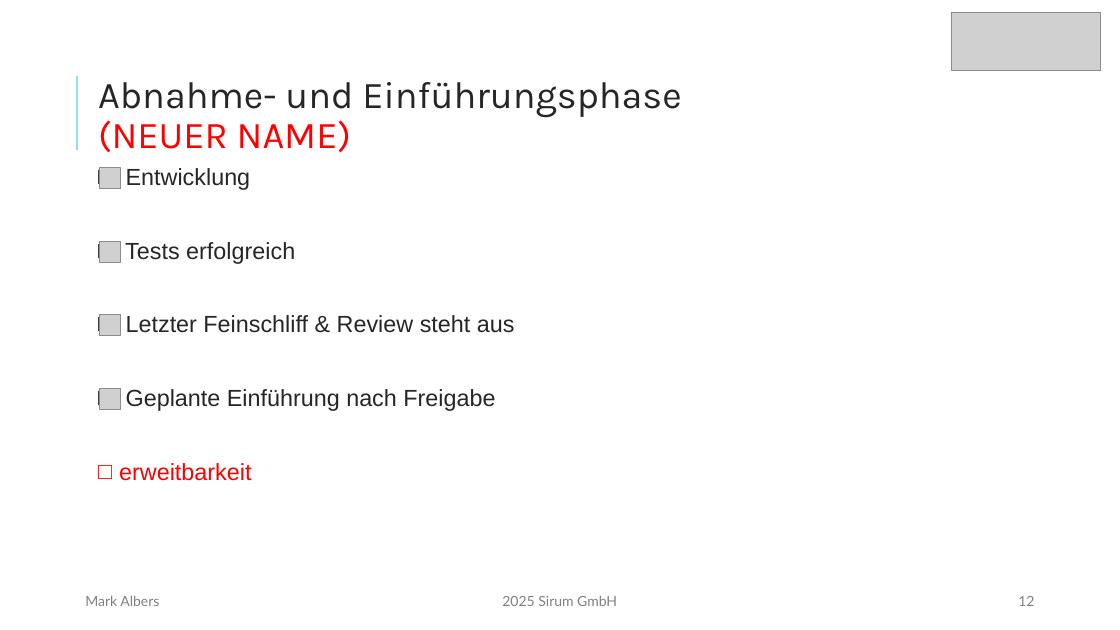
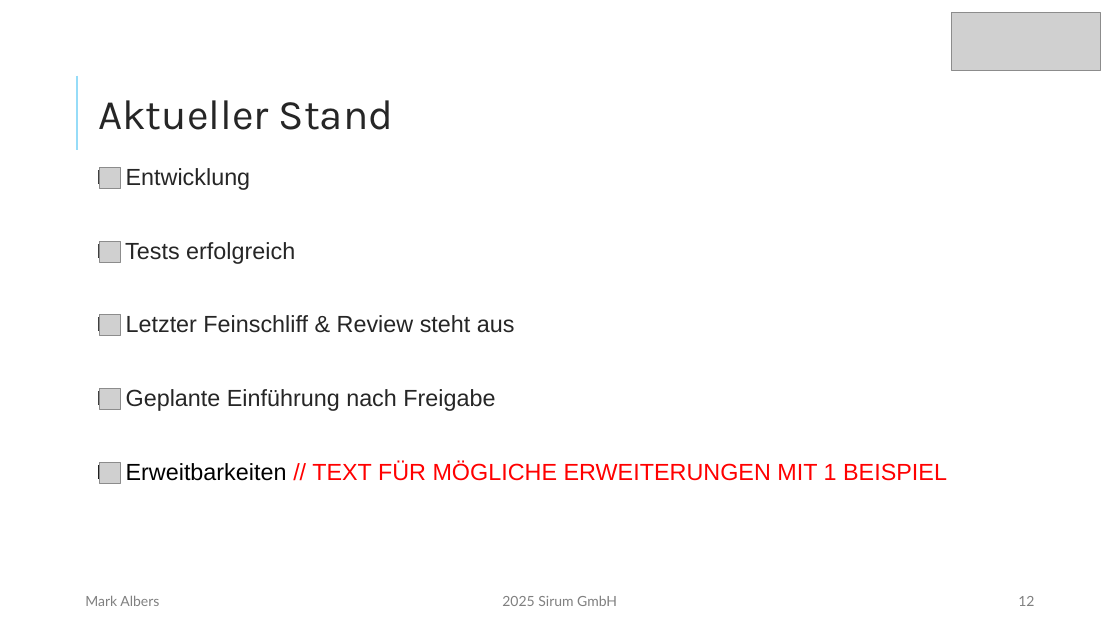
Before and after one commit to mork02/IHK-Projekt, a slide deck: slide 12 of Präsentation/Entwicklung eines Odoo-Moduls zur ZIP-komprimierten Dateiverwaltung im Dokumentenmanagementsystem.pptx. Drawn at 1120x630 pixels with LibreOffice and Linux fonts; fonts in the diff are those of the drawing; grey boxes stand for pictures. Boxes give left, top, right and bottom in pixels: in the first picture for what was removed or moved away, otherwise in the second. Text is boxed around its words. In the diff, an @@ line names an element or a change of style, - is before the commit and + after.

```diff
--- a/Präsentation/Entwicklung eines Odoo-Moduls zur ZIP-komprimierten Dateiverwaltung im Dokumentenmanagementsystem.pptx
+++ b/Präsentation/Entwicklung eines Odoo-Moduls zur ZIP-komprimierten Dateiverwaltung im Dokumentenmanagementsystem.pptx
@@ title at bbox=[98, 100, 393, 130]: text changed; size 32.4 to 36 pt @@
-Abnahme- und Einführungsphase (NEUER NAME)
+Aktueller Stand
@@ picture added at bbox=[99, 463, 120, 484] @@
@@ text at bbox=[126, 461, 947, 481]: text changed @@
-□ erweitbarkeit
+□ Erweitbarkeiten // TEXT FÜR MÖGLICHE ERWEITERUNGEN MIT 1 BEISPIEL
```
Also in this commit, not shown: 6 other slides changed, 1 slide removed, 5 other files.
